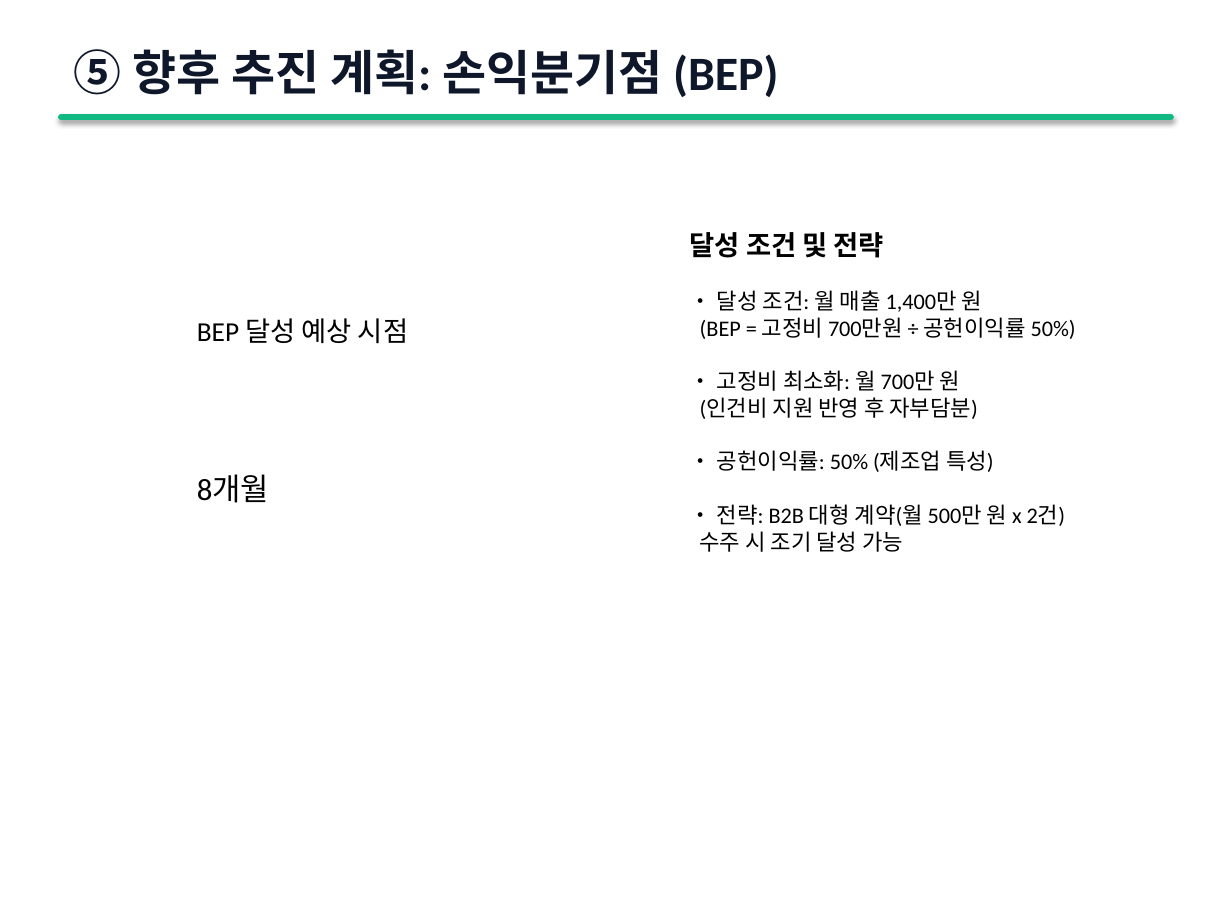
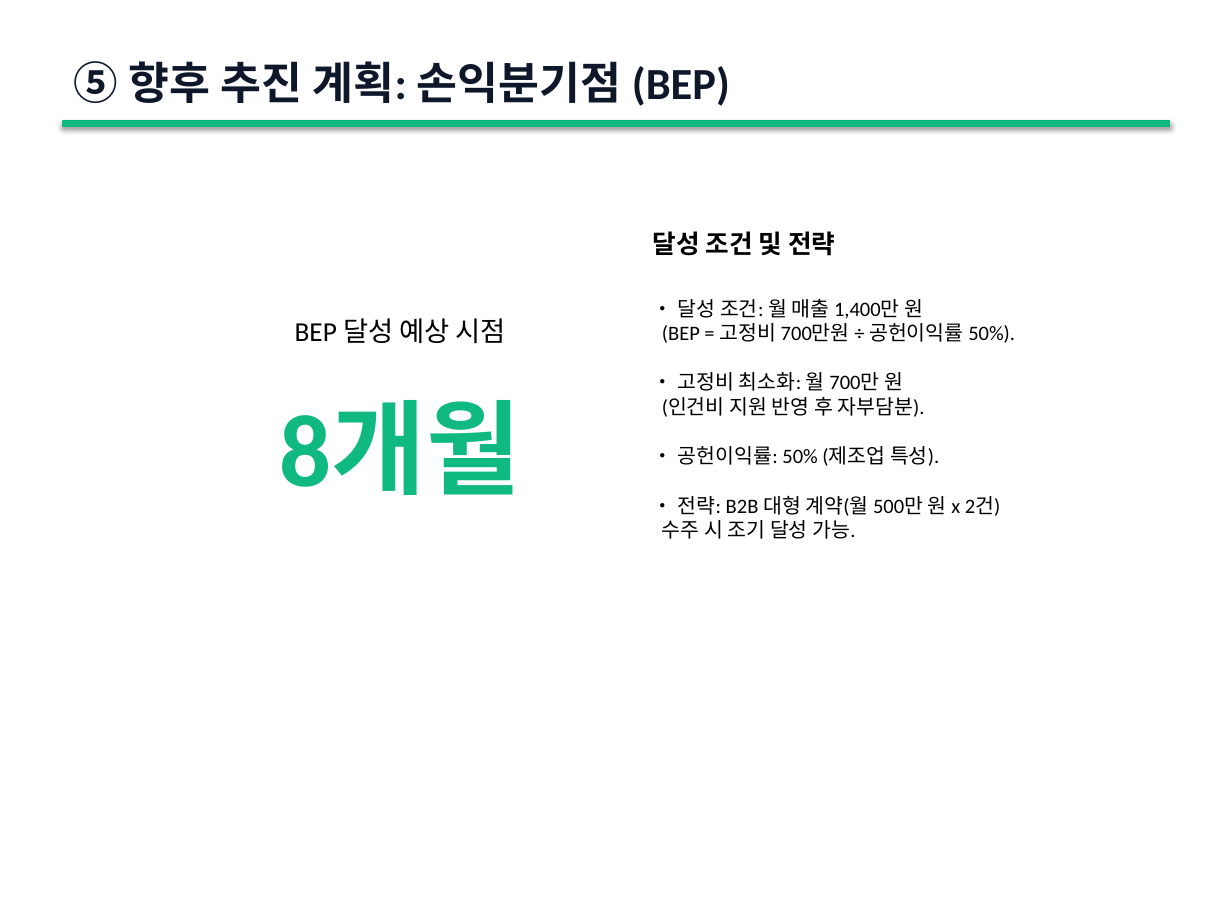
Before and after one commit to ROYSOE/claude-quickstarts, a slide deck: slide 15 of ReSpring_Business_Plan.pptx. Drawn at 1232x924 pixels with LibreOffice and Linux fonts; fonts in the diff are those of the drawing. Boxes give left, top, right and bottom in pixels: in the first picture for what was removed or moved away, otherwise in the second. Text is boxed around its words. In the diff, an @@ line names an element or a change of style, - is before the commit and + after.

```diff
--- a/ReSpring_Business_Plan.pptx
+++ b/ReSpring_Business_Plan.pptx
@@ text "⑤ 향후 추진 계획: 손익분기점 ...": place and size @@
-text "⑤ 향후 추진 계획: 손익분기점 ..." at (74,49,778,97)
+text "⑤ 향후 추진 계획: 손익분기점 ..." at (74,61,730,106)
@@ text "⑤ 향후 추진 계획: 손익분기점 ..." at (74,61,730,106): size 28 to 26 pt @@
@@ rectangle removed at (62,117,1170,117) @@
@@ line added from (62, 123) to (1170, 123), #10B981 4 pt @@
@@ text "달성 조건 및 전략": place and size @@
-text "달성 조건 및 전략" at (690,232,1076,552)
+text "달성 조건 및 전략" at (653,231,1015,539)
@@ text at (653,231,835,256): size 16 to 15 pt in "달성 조건 및 전략" @@
@@ text at (662,299,1015,539): text changed; size 13 to 12 pt @@
-• 달성 조건: 월 매출 1,400만 원
-(BEP = 고정비 700만원 ÷ 공헌이익률 50%)
-• 고정비 최소화: 월 700만 원
-(인건비 지원 반영 후 자부담분)
-• 공헌이익률: 50% (제조업 특성)
-• 전략: B2B 대형 계약(월 500만 원 x 2건)
-수주 시 조기 달성 가능
+• 달성 조건: 월 매출 1,400만 원
+(BEP = 고정비 700만원 ÷ 공헌이익률 50%).
+• 고정비 최소화: 월 700만 원
+(인건비 지원 반영 후 자부담분).
+• 공헌이익률: 50% (제조업 특성).
+• 전략: B2B 대형 계약(월 500만 원 x 2건)
+수주 시 조기 달성 가능.
@@ text "BEP 달성 예상 시점" at (280,318,521,495): size 18 to 60 pt, text colour #000000 to #10B981, bold on in "8개월"; alignment left to centre @@
```
Also in this commit, not shown: 16 other slides changed, 1 other file.
